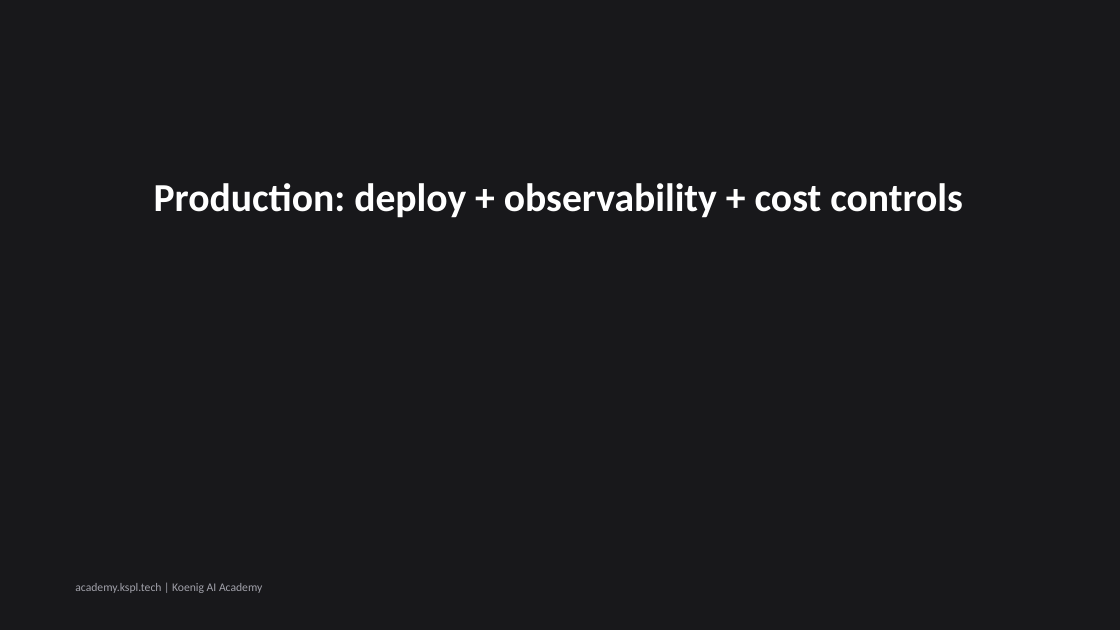
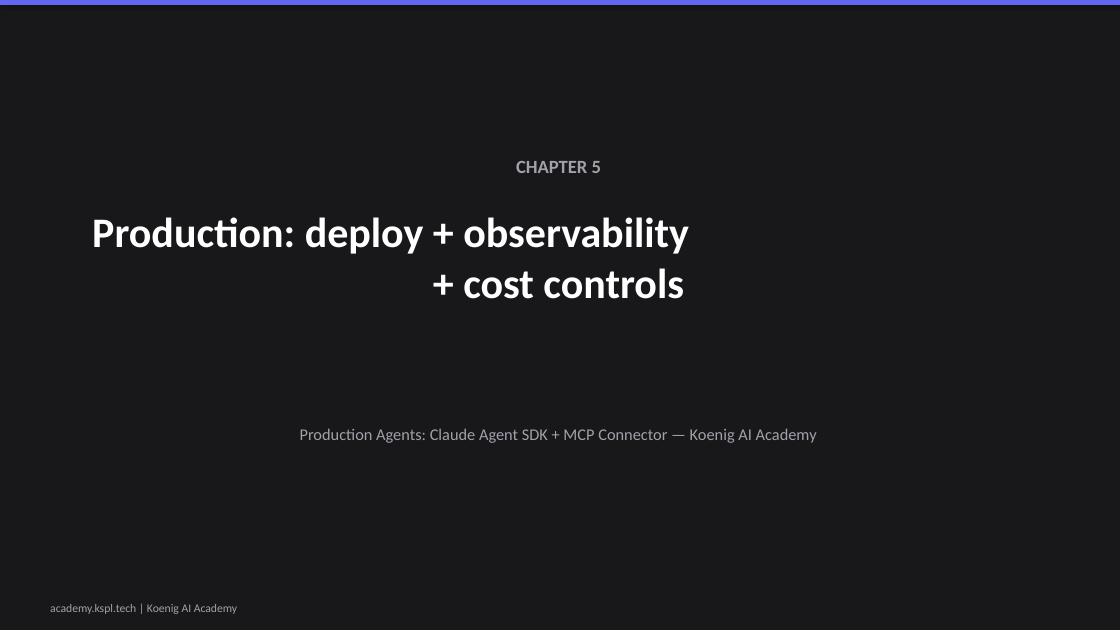
Before and after one commit to Koenig-Solutions-Private-Limited/koenig-ai-org, a slide deck: slide 1 of vault/courses/production-agents-claude-agent-sdk-mcp-connector/ch05-slides.pptx. Drawn at 1120x630 pixels with LibreOffice and Linux fonts; fonts in the diff are those of the drawing. Boxes give left, top, right and bottom in pixels: in the first picture for what was removed or moved away, otherwise in the second. Text is boxed around its words. In the diff, an @@ line names an element or a change of style, - is before the commit and + after.

```diff
--- a/vault/courses/production-agents-claude-agent-sdk-mcp-connector/ch05-slides.pptx
+++ b/vault/courses/production-agents-claude-agent-sdk-mcp-connector/ch05-slides.pptx
@@ background #18181B to #FFFFFF @@
@@ rectangle added at [0,0,1120,630], fill #18181B @@
@@ rectangle added at [0,0,1120,5], fill #6366F1 @@
@@ text added at [516,161,601,173], 16 pt, text #A1A1AA, bold @@
+CHAPTER 5
@@ text "Production: deploy + observability + ...": place and size @@
-text "Production: deploy + observability + ..." at [154,183,963,218]
+text "Production: deploy + observability + ..." at [92,217,689,299]
@@ text "Production: deploy + observability + ..." at [92,217,689,299]: size 34 to 36 pt @@
@@ text added at [300,428,817,443], 14 pt, text #A1A1AA @@
+Production Agents: Claude Agent SDK + MCP Connector — Koenig AI Academy
@@ text "academy.kspl.tech | Koenig AI Academy": place and size @@
-text "academy.kspl.tech | Koenig AI Academy" at [75,583,262,593]
+text "academy.kspl.tech | Koenig AI Academy" at [50,604,237,614]
```
Also in this commit, not shown: 6 slides added, 6 slides removed, 1 other file.
